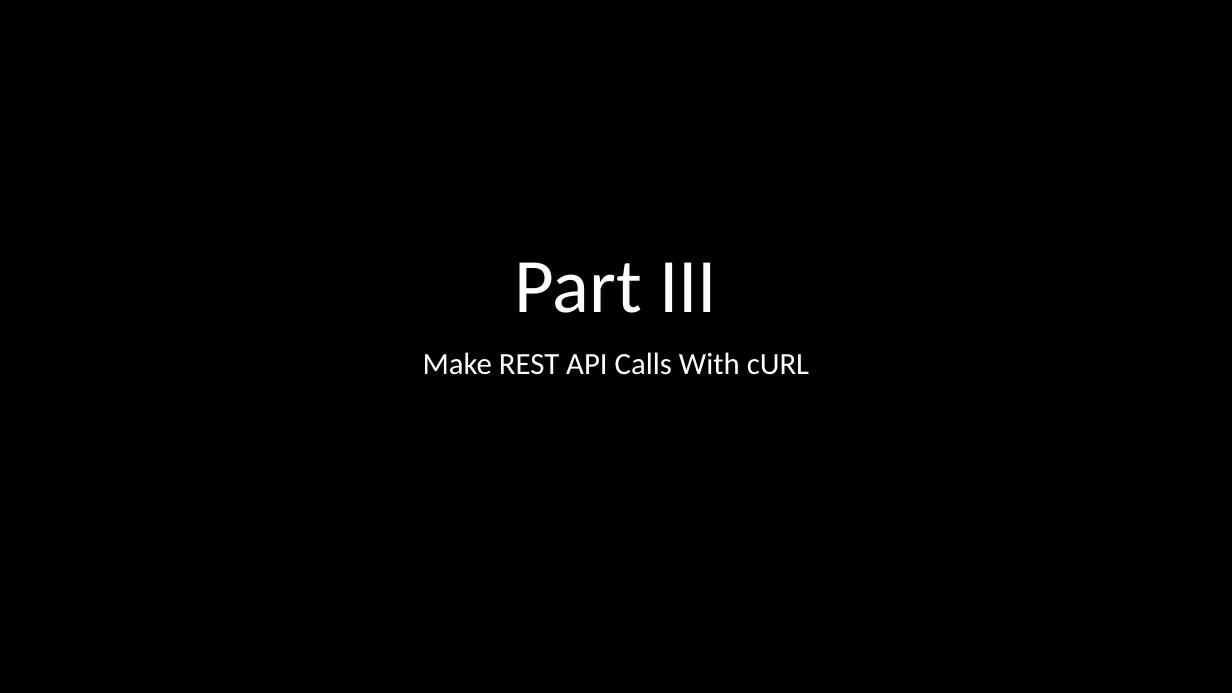
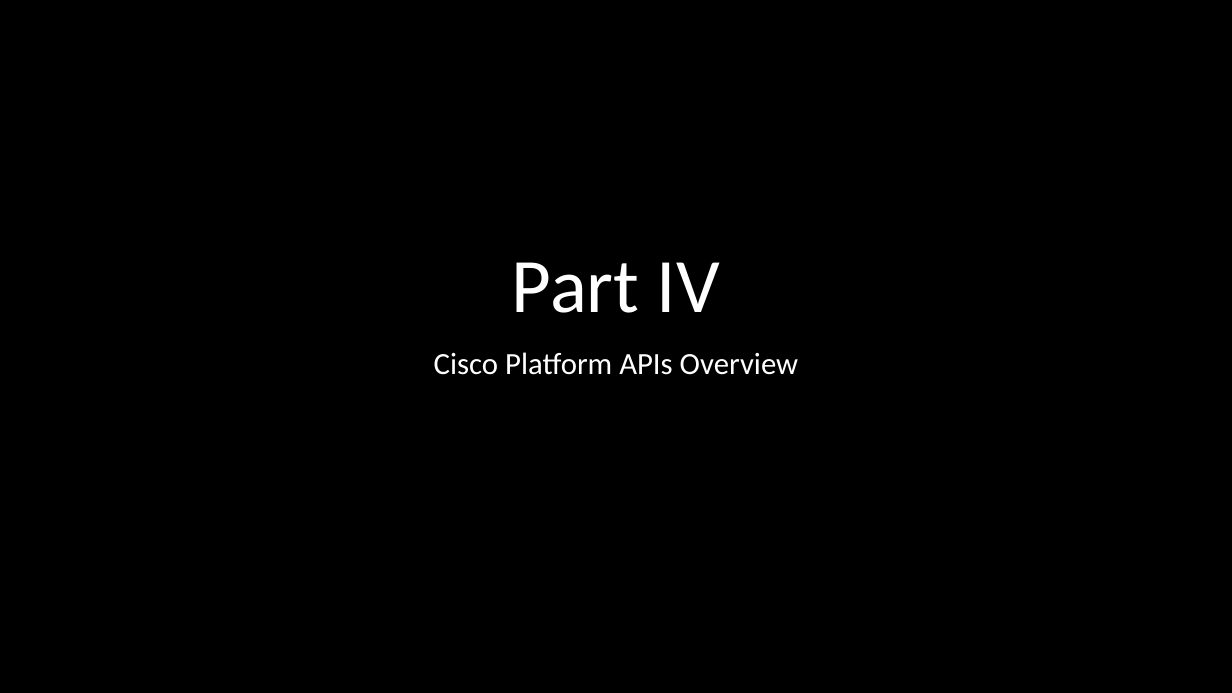
Before and after one commit to wwt/curl-requests-foundations, a slide deck: slide 12 of rest-api-http-foundations.pptx (slide 9 before the commit). Drawn at 1232x693 pixels with LibreOffice and Linux fonts; fonts in the diff are those of the drawing. Boxes give left, top, right and bottom in pixels: in the first picture for what was removed or moved away, otherwise in the second. Text is boxed around its words. In the diff, an @@ line names an element or a change of style, - is before the commit and + after.

```diff
--- a/rest-api-http-foundations.pptx
+++ b/rest-api-http-foundations.pptx
@@ title at (x1=512, y1=262, x2=720, y2=313): text changed @@
-Part III
+Part IV
@@ subtitle at (x1=434, y1=352, x2=798, y2=375): text changed @@
-Make REST API Calls With cURL
+Cisco Platform APIs Overview
```
Also in this commit, not shown: 8 other slides changed, 4 slides added, 1 slide removed.
